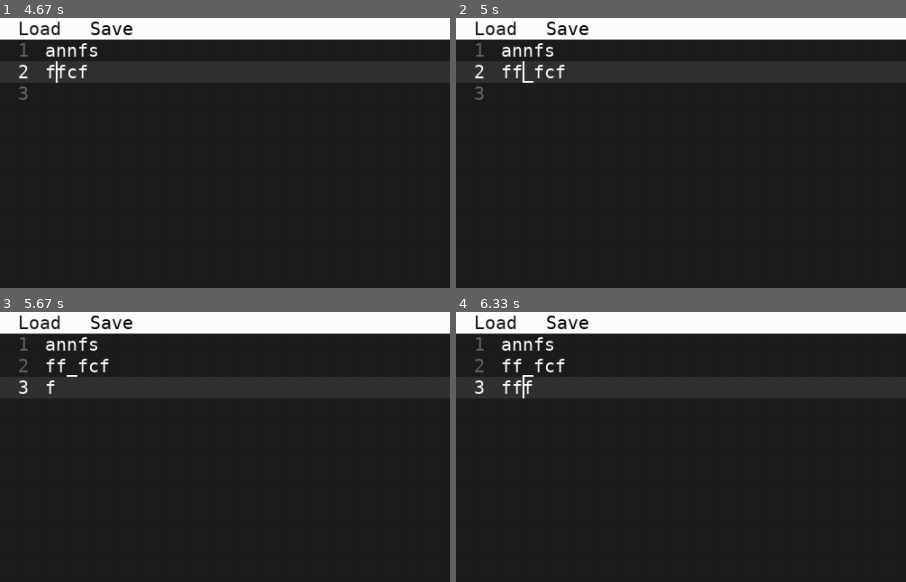
Above: before the commit, frames 1-4 (two rows, left to right).
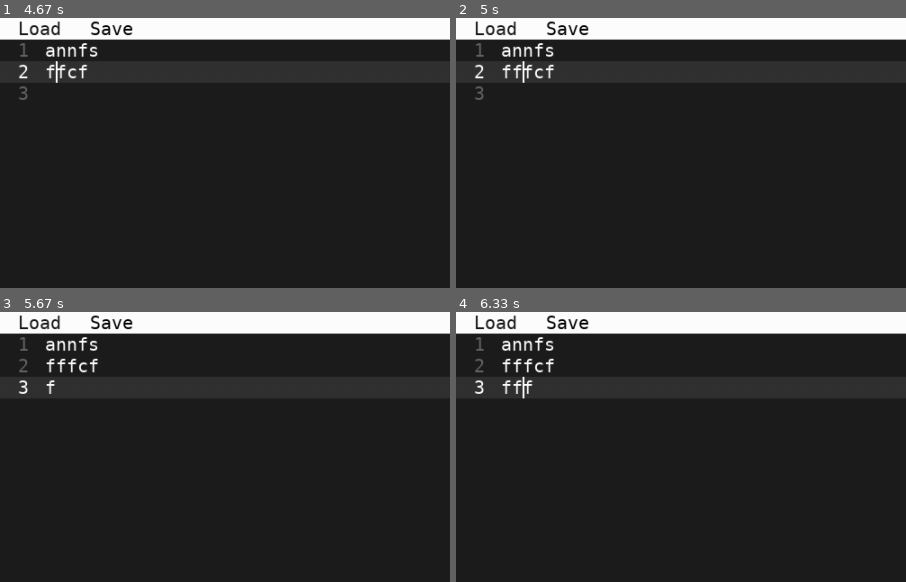
Above: after the commit, the same moments.

Repository: Nuffe/Textbox
Game: pygame game, started from textbox/__main__.py
The game is run twice, just before and just after one commit, with the same random seed, the same clock (stepped at 60 frames per second) and the same inputs.
Inputs:
- Up to frame 1 (4.67 s): type "ann" at 0.33 s; tap Enter at 0.67, 0.88 s; hold Right 1.22-1.68 s; hold Up 1.77-2.23 s; hold Right 2.32-2.78 s; hold Left 2.82-3.35 s; hold Down 3.38-3.68 s; hold Left 3.72-4.12 s; tap F at 3.78, 4.08, 4.22, 4.62 s; tap C at 3.87 s; hold Up 4.15-4.52 s; tap S at 4.3 s; hold Right from 4.55 s (still down)
- Up to frame 2 (5 s): keep holding Right; tap F at 4.92 s
- Up to frame 3 (5.67 s): release Right at 5.18 s; hold Down 5.22-5.58 s; tap F at 5.28 s; tap C at 5.37 s; tap Backspace at 5.62 s
- Up to frame 4 (6.33 s): hold Left from 5.95 s (still down); tap F at 6.02, 6.32 s
The pictures show only the part of the screen within x 0-50%, y 0-50%; the shares and areas given below are measured in that part.

Frame 1 is identical in both runs. In frame 2, 0.3% of the frame differs, in the area x 15-25%, y 17-25%; in frame 3, 0.3%, in the area x 14-25%, y 17-25%; in frame 4, 0.3%.

Commit message:
still fixing bugs, this should make it keep better sync with size and grow.

Diff:
--- a/textbox/gap_buffer.py
+++ b/textbox/gap_buffer.py
@@ -36,7 +36,7 @@
 
     # way to keep position and gap in sync
     def move_position(self, position):
-
+        print("move pos gap size: " ,self.gap_size)
         if self.gap_size == 0: # Bug fix, stop if from moving on empy buffer
             self.grow(5, self.gap_start)
         if position < self.gap_start:
@@ -44,24 +44,27 @@
         else:
             self.right(position)
 
-    def insert(self, position, character):
+
+    def insert(self, position, char):
         if self.gap_size == 0:
             self.grow(5, position)
+        self.move_position(position)
+        self.buffer[self.gap_start] = char
+        self.gap_start += 1
         self.gap_size -= 1
-        self.move_position(position)
-        self.buffer[self.gap_start] = character
-        self.gap_start += 1
-        #print(self.buffer)
+        self.gap_end = self.gap_start + self.gap_size
 
     # simular to move left, but increases the gap size
     def delete(self, position):
-        if position +1 != self.gap_start:
-            self.move_position(position +1)
+        self.move_position(position +1)
         self.gap_start -= 1
         deleted = self.buffer[self.gap_start]
         self.buffer[self.gap_start] = '_'
         self.gap_size += 1
+        self.gap_end = self.gap_start + self.gap_size
         return deleted
+
+
 
     # Returns the text content, excluding the gap
     def textContent(self):
